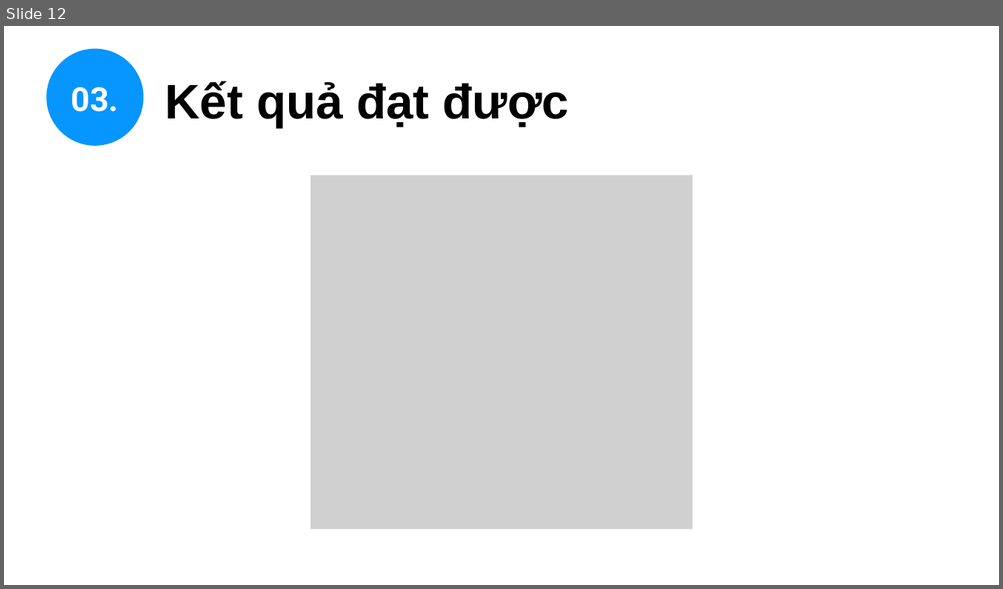
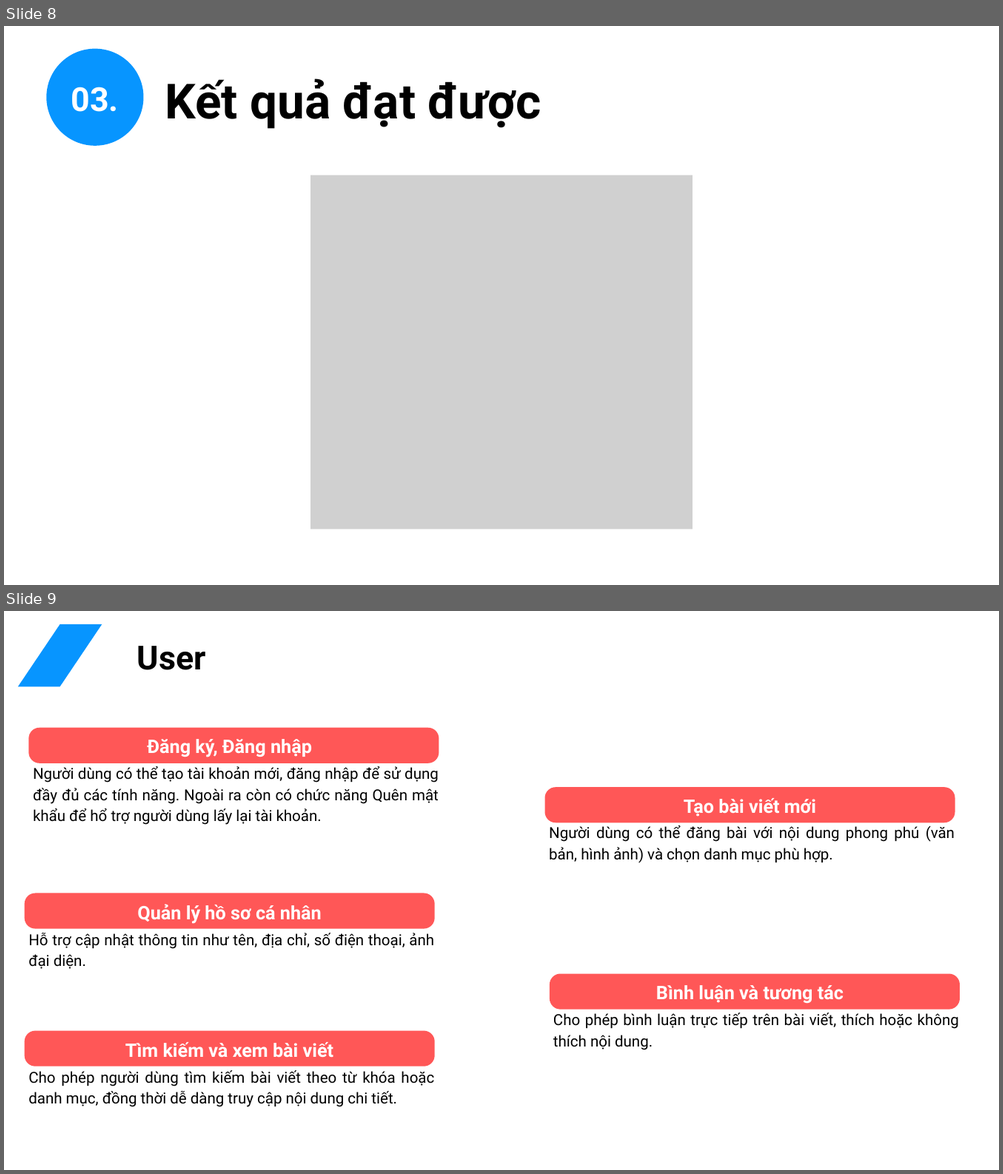
Before and after one commit to URMySunshinee/cn-da21ttc-letructin-forum-laravel, a slide deck: thesis/abs/PPT Báo Cáo CN.pptx. Shown one above the other, each under a label of ours: slide 12 before the commit, slides 8 and 9 after it. The pictures are 1003x589 and 1003x1174 pixels, drawn with LibreOffice and Linux fonts; fonts in the diff are those of the drawing; grey boxes stand for pictures. Boxes give left, top, right and bottom in pixels: in the first picture for what was removed or moved away, otherwise in the second. Text is boxed around its words. In the diff, an @@ line names an element or a change of style, - is before the commit and + after.

```diff
--- a/thesis/abs/PPT Báo Cáo CN.pptx
+++ b/thesis/abs/PPT Báo Cáo CN.pptx
@@ slide 9 added at <box>4,611,999,1170</box>, background #FFFFFF @@
@@ freeform shape added at <box>18,624,102,686</box>, fill #0795FF @@
@@ text added at <box>137,646,206,670</box>, 48 pt, text #000000, bold @@
+User
@@ freeform shape added at <box>29,728,438,763</box>, fill #FF5757 @@
@@ text added at <box>147,739,312,758</box>, 27 pt, text #FFFFFF, bold @@
+Đăng ký, Đăng nhập
@@ text added at <box>33,766,438,825</box>, 22 pt, text #000000 @@
+Người dùng có thể tạo tài khoản mới, đăng nhập để sử dụng đầy đủ các tính năng. Ngoài ra còn có chức năng Quên mật khẩu để hổ trợ người dùng lấy lại tài khoản.
@@ freeform shape added at <box>544,787,954,823</box>, fill #FF5757 @@
@@ text added at <box>683,798,816,817</box>, 27 pt, text #FFFFFF, bold @@
+Tạo bài viết mới
@@ text added at <box>549,826,954,863</box>, 22 pt, text #000000 @@
+Người dùng có thể đăng bài với nội dung phong phú (văn bản, hình ảnh) và chọn danh mục phù hợp.
@@ freeform shape added at <box>25,894,434,929</box>, fill #FF5757 @@
@@ text added at <box>137,904,321,924</box>, 27 pt, text #FFFFFF, bold @@
+Quản lý hồ sơ cá nhân
@@ text added at <box>28,933,434,969</box>, 22 pt, text #000000 @@
+Hỗ trợ cập nhật thông tin như tên, địa chỉ, số điện thoại, ảnh đại diện.
@@ freeform shape added at <box>549,974,959,1010</box>, fill #FF5757 @@
@@ text added at <box>656,985,843,1003</box>, 27 pt, text #FFFFFF, bold @@
+Bình luận và tương tác
@@ freeform shape added at <box>25,1031,434,1067</box>, fill #FF5757 @@
@@ text added at <box>553,1013,959,1051</box>, 22 pt, text #000000 @@
+Cho phép bình luận trực tiếp trên bài viết, thích hoặc không thích nội dung.
@@ text added at <box>125,1042,334,1057</box>, 27 pt, text #FFFFFF, bold @@
+Tìm kiếm và xem bài viết
@@ text added at <box>28,1071,434,1108</box>, 22 pt, text #000000 @@
+Cho phép người dùng tìm kiếm bài viết theo từ khóa hoặc danh mục, đồng thời dễ dàng truy cập nội dung chi tiết.
@@ what was slide 12 is now slide 8 @@
@@ slide 8 changed as well @@
@@ text "Kết quả đạt được" at <box>165,79,541,129</box>: font Arial to Roboto @@
```
Also in this commit, not shown: 9 other slides changed, 3 other slides added, 10 slides removed, 2 other files.
